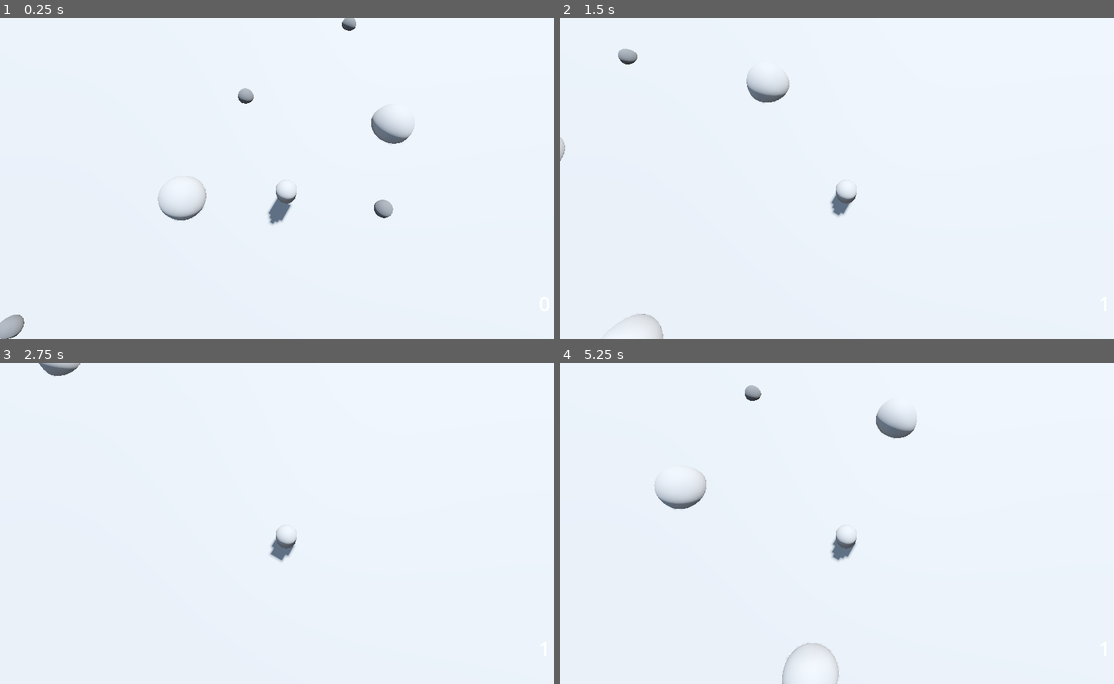
Above: before the commit, frames 1-4 (two rows, left to right).
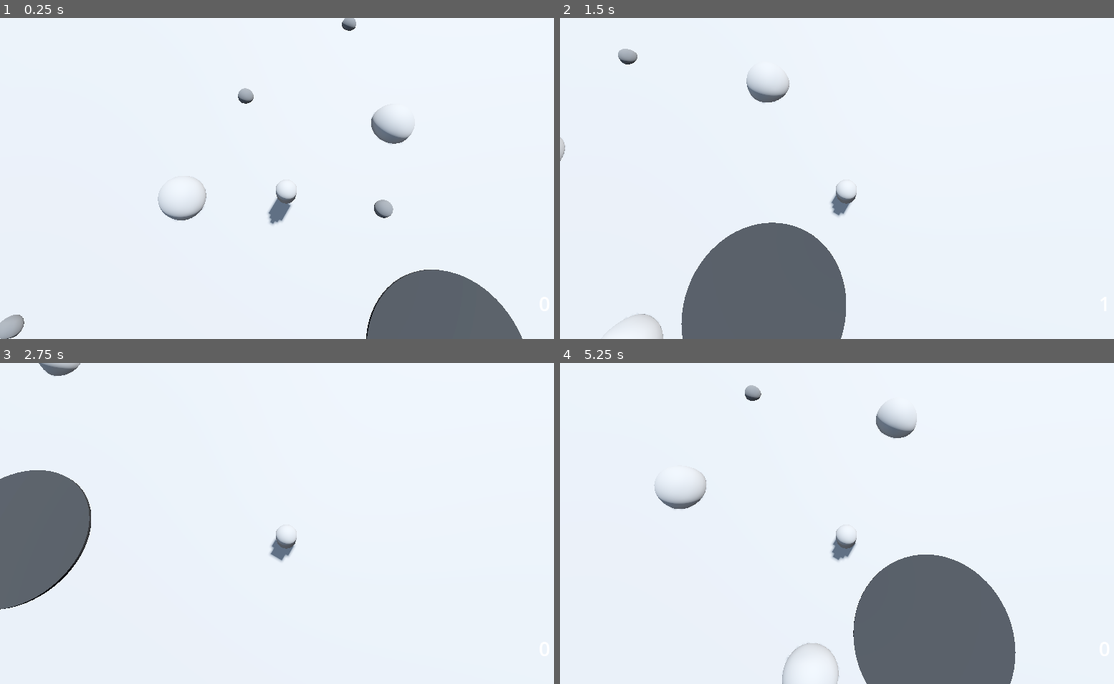
Above: after the commit, the same moments.

Repository: Edtg/Ludum-Dare-55
Game: Godot game, scene res://scenes/main.tscn
Same seed, same stepped clock (60 frames per second), same inputs: the game is played once before the commit and once after it.
Inputs:
- Up to frame 1 (0.25 s): no input
- Up to frame 2 (1.5 s): hold D (move_right) 0.53-1.28 s; hold Shift (sprint) 0.53-1.28 s; hold S (move_back) from 1.28 s (still down); tap Shift (sprint) at 1.35 s
- Up to frame 3 (2.75 s): release S (move_back) at 2.03 s; hold D (move_right) from 2.03 s (still down); hold Shift (sprint) from 2.03 s (still down)
- Up to frame 4 (5.25 s): release D (move_right) at 2.78 s; release Shift (sprint) at 2.78 s; hold W (move_forward) 2.78-3.53 s; tap Shift (sprint) at 2.85, 4.35 s; hold Shift (sprint) 3.53-4.28 s; hold A (move_left) 3.53-5.03 s; hold S (move_back) from 5.03 s (still down); hold Shift (sprint) from 5.03 s (still down)

The runs differ from the first frame. In frame 1, 4.5% of the frame differs, in the area x 66-95%, y 78-100%; in frame 2, 8.9%; in frame 3, 5.6%; in frame 4, 9.9%, in the area x 52-83%, y 59-100%.

Commit message:
Added nest for player to deposit rocks at

Diff:
--- a/scenes/characters/player.gd
+++ b/scenes/characters/player.gd
@@ -36,8 +36,17 @@
 
 func pickup_rock():
 	rock_count += 1
-	rock_counter.text = str(rock_count)
+	update_hud()
 
 
 func can_pickup_rock() -> bool:
 	return rock_count < max_rocks
+
+
+func deposit_rocks():
+	rock_count = 0
+	update_hud()
+
+
+func update_hud():
+	rock_counter.text = str(rock_count)
--- a/scenes/maps/test_map.tscn
+++ b/scenes/maps/test_map.tscn
@@ -1,6 +1,7 @@
-[gd_scene load_steps=8 format=3 uid="uid://6xgq1p12t2w8"]
+[gd_scene load_steps=9 format=3 uid="uid://6xgq1p12t2w8"]
 
 [ext_resource type="PackedScene" uid="uid://dft30y2r2tvho" path="res://scenes/objects/rock_pickup.tscn" id="1_71y6m"]
+[ext_resource type="PackedScene" uid="uid://dve054rj6fdh1" path="res://scenes/objects/nest.tscn" id="2_jjy0b"]
 
 [sub_resource type="ProceduralSkyMaterial" id="ProceduralSkyMaterial_c20iu"]
 sky_horizon_color = Color(0.64625, 0.65575, 0.67075, 1)
@@ -71,3 +72,6 @@
 
 [node name="RockPickup5" parent="." instance=ExtResource("1_71y6m")]
 transform = Transform3D(1, 0, 0, 0, 1, 0, 0, 0, 1, -5.29913, 0.00500107, 2.5187)
+
+[node name="Nest" parent="." instance=ExtResource("2_jjy0b")]
+transform = Transform3D(1, 0, 0, 0, 1, 0, 0, 0, 1, 3, 0, 3)
--- /dev/null
+++ b/scenes/objects/nest.gd
@@ -0,0 +1,9 @@
+extends Node3D
+
+
+var rock_count: int
+
+func _on_proximity_detector_body_entered(body):
+	if body.is_in_group("penguins"):
+		rock_count = body.rock_count
+		body.deposit_rocks()
--- /dev/null
+++ b/scenes/objects/nest.tscn
@@ -0,0 +1,30 @@
+[gd_scene load_steps=5 format=3 uid="uid://dve054rj6fdh1"]
+
+[ext_resource type="Script" path="res://scenes/objects/nest.gd" id="1_cvwdi"]
+
+[sub_resource type="CylinderShape3D" id="CylinderShape3D_fji18"]
+height = 1.5
+radius = 1.6
+
+[sub_resource type="StandardMaterial3D" id="StandardMaterial3D_jli8x"]
+albedo_color = Color(0.168627, 0.168627, 0.168627, 1)
+
+[sub_resource type="CylinderMesh" id="CylinderMesh_kycpi"]
+material = SubResource("StandardMaterial3D_jli8x")
+top_radius = 1.5
+bottom_radius = 1.5
+height = 0.1
+
+[node name="Nest" type="Node3D"]
+script = ExtResource("1_cvwdi")
+
+[node name="ProximityDetector" type="Area3D" parent="."]
+transform = Transform3D(1, 0, 0, 0, 1, 0, 0, 0, 1, 0, 0.6, 0)
+
+[node name="CollisionShape3D" type="CollisionShape3D" parent="ProximityDetector"]
+shape = SubResource("CylinderShape3D_fji18")
+
+[node name="MeshInstance3D" type="MeshInstance3D" parent="."]
+mesh = SubResource("CylinderMesh_kycpi")
+
+[connection signal="body_entered" from="ProximityDetector" to="." method="_on_proximity_detector_body_entered"]
